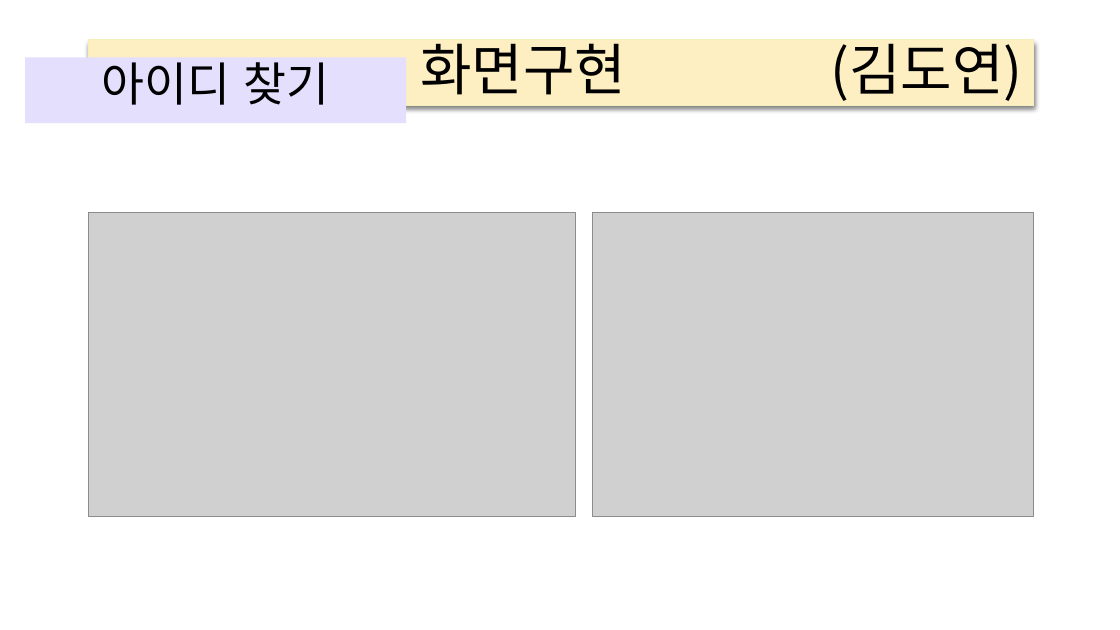
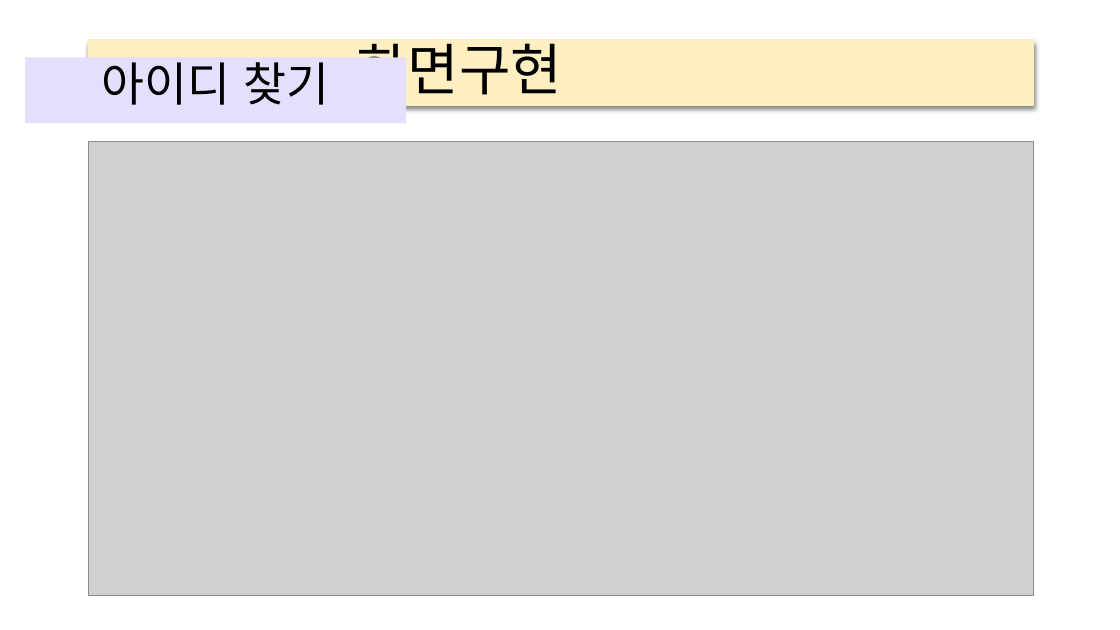
Before and after one commit to elquineas/elquineas.github.io, a slide deck: slide 10 of 갓생살기_ver4.pptx (slide 9 before the commit). Drawn at 1120x630 pixels with LibreOffice and Linux fonts; fonts in the diff are those of the drawing; grey boxes stand for pictures. Boxes give left, top, right and bottom in pixels: in the first picture for what was removed or moved away, otherwise in the second. Text is boxed around its words. In the diff, an @@ line names an element or a change of style, - is before the commit and + after.

```diff
--- a/갓생살기_ver4.pptx
+++ b/갓생살기_ver4.pptx
@@ title at <box>356,33,562,104</box>: text changed @@
-화면구현 (김도연)
+화면구현
@@ picture added at <box>88,141,1033,596</box> @@
@@ picture removed at <box>88,213,576,516</box> @@
@@ picture removed at <box>593,213,1034,516</box> @@
```
Also in this commit, not shown: 5 other slides changed, 9 slides added.
